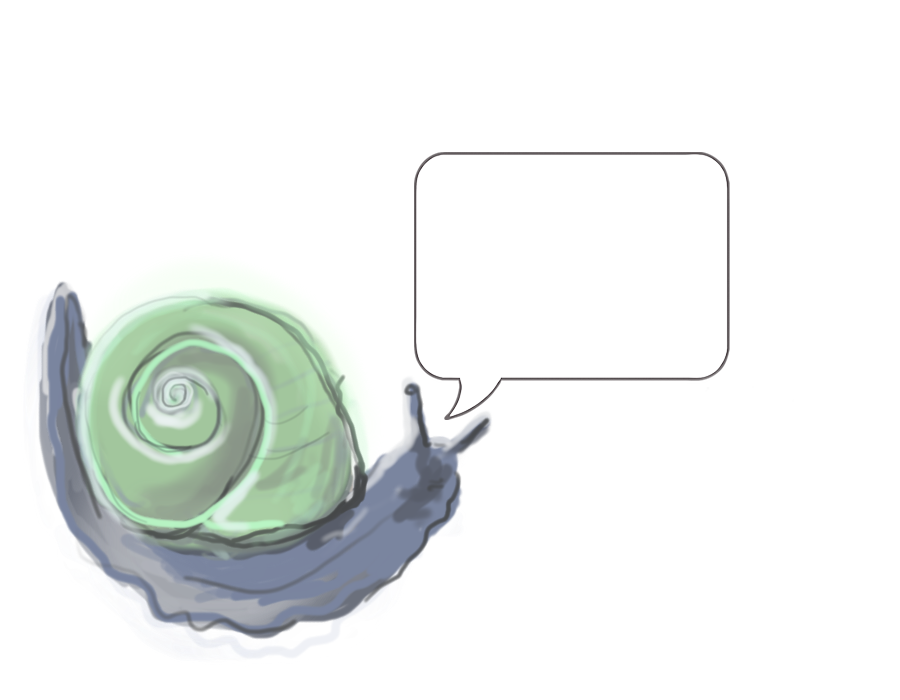
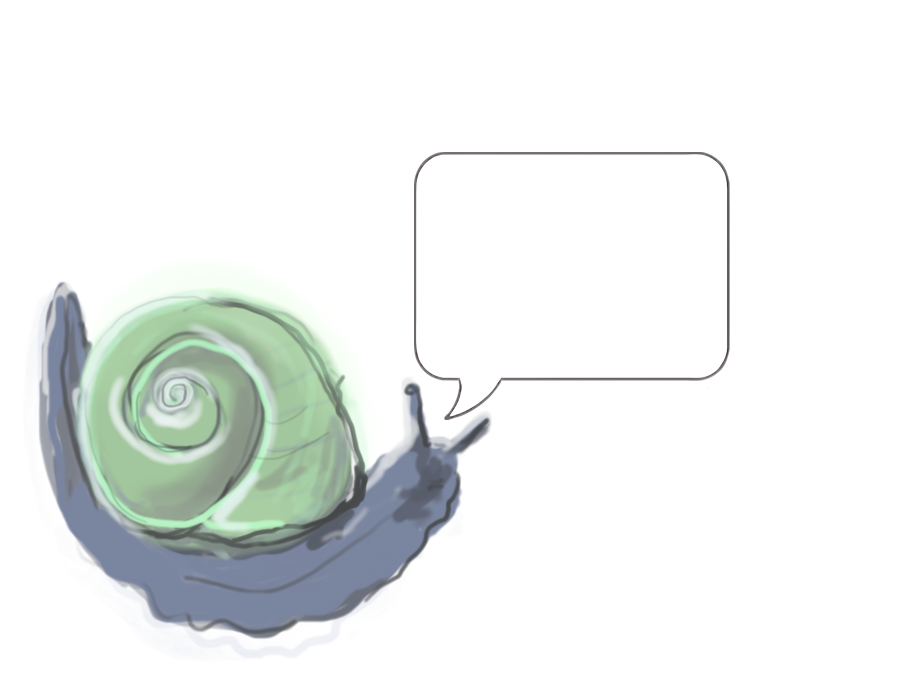
Layer changes from the first (900, 700) image to the second:
painted on "Speech-Bubble-Square-KS1-black-and-white-RGB" over (x1=130, y1=153, x2=727, y2=584)
painted on "Layer 1" over (x1=65, y1=480, x2=371, y2=630)
